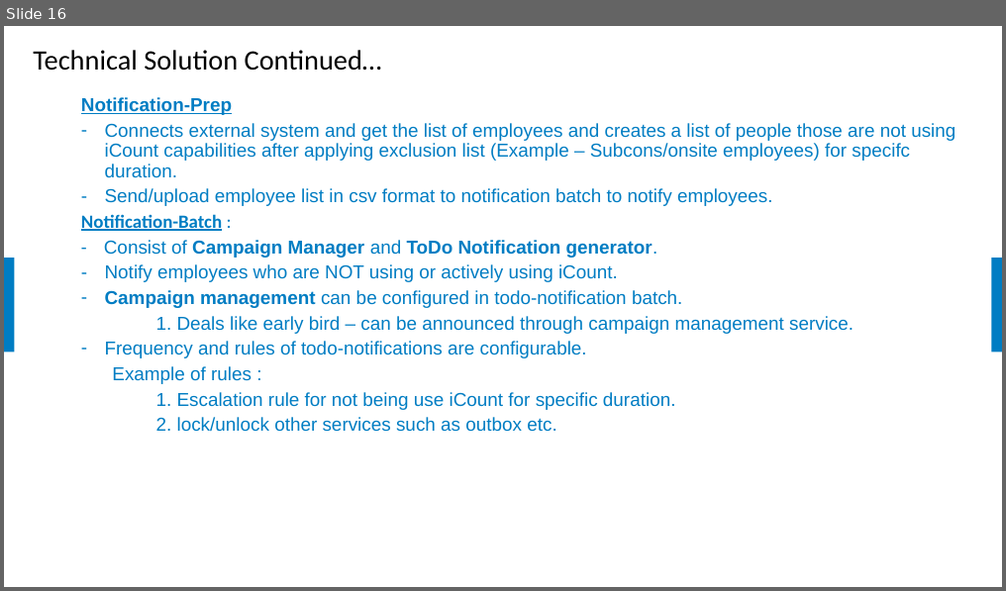
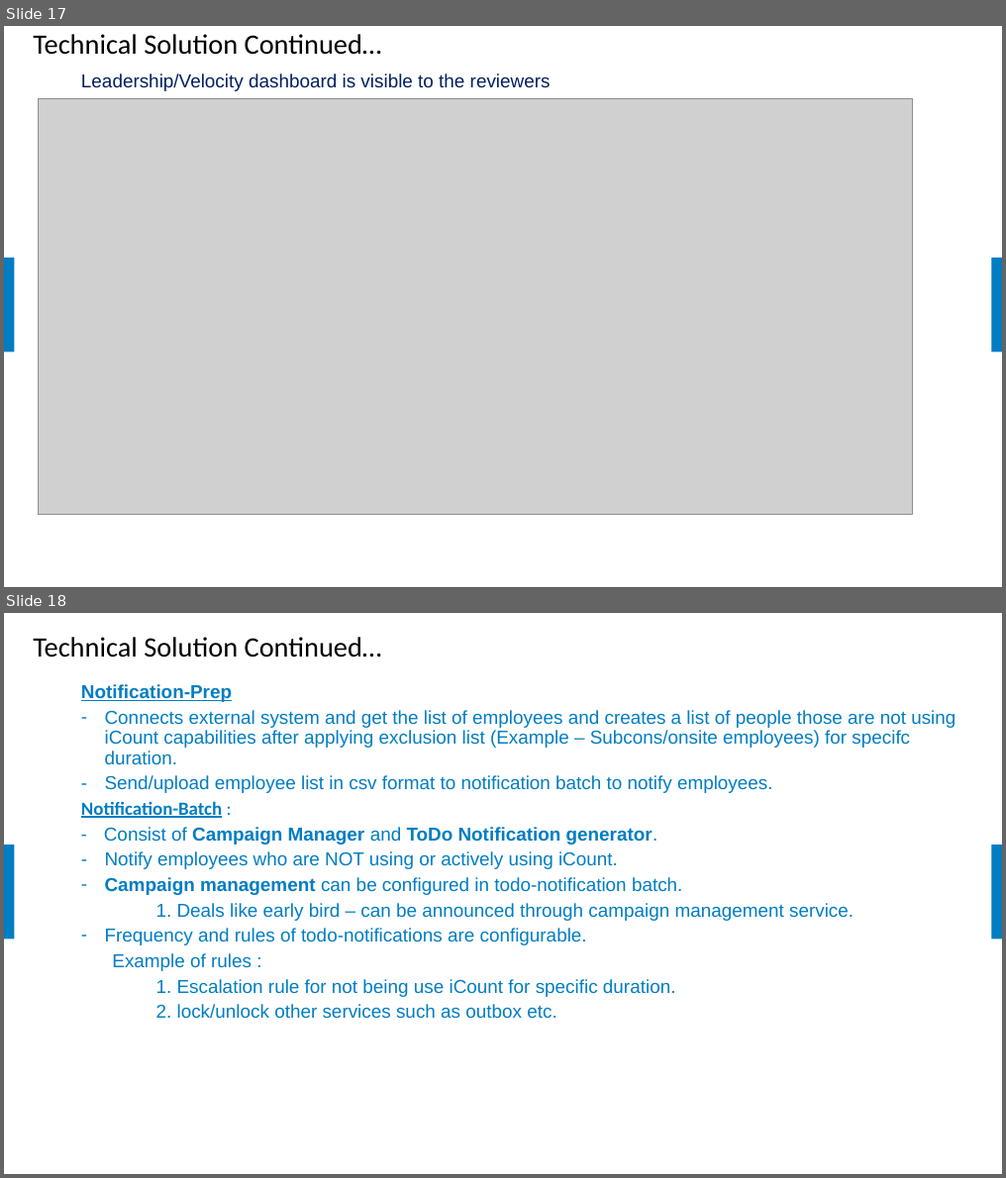
Before and after one commit to samratbasu2019/iSoreDesignArtifacts, a slide deck: iSolve-iCount-Hackathon_Solution.pptx. Shown one above the other, each under a label of ours: slide 16 before the commit, slides 17 and 18 after it. The pictures are 1006x591 and 1006x1178 pixels, drawn with LibreOffice and Linux fonts; fonts in the diff are those of the drawing; grey boxes stand for pictures; background and template pictures are left out. Boxes give left, top, right and bottom in pixels: in the first picture for what was removed or moved away, otherwise in the second. Text is boxed around its words. In the diff, an @@ line names an element or a change of style, - is before the commit and + after.

Commit message:
Updated

```diff
--- a/iSolve-iCount-Hackathon_Solution.pptx
+++ b/iSolve-iCount-Hackathon_Solution.pptx
@@ slide 17 added at (4,26,1002,587), background #FFFFFF; not listed: 2 template elements that a slide beside it also shows @@
@@ title added at (33,34,382,55), 27 pt, text #000000 @@
+Technical Solution Continued…
@@ text added at (81,74,550,91), 18 pt, text #002060 @@
+  Leadership/Velocity dashboard is visible to the reviewers
@@ picture added at (39,98,913,515) @@
@@ what was slide 16 is now slide 18 @@
```
Also in this commit, not shown: 1 other slide added.
